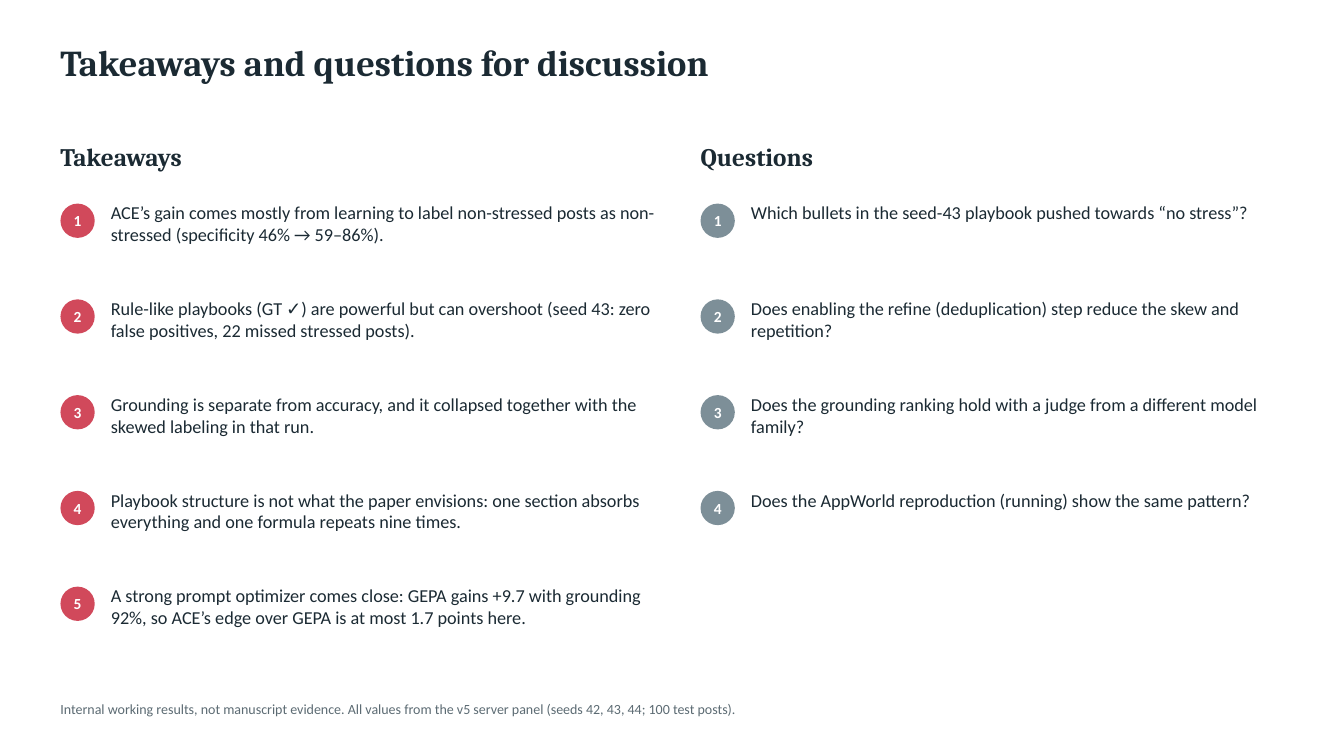
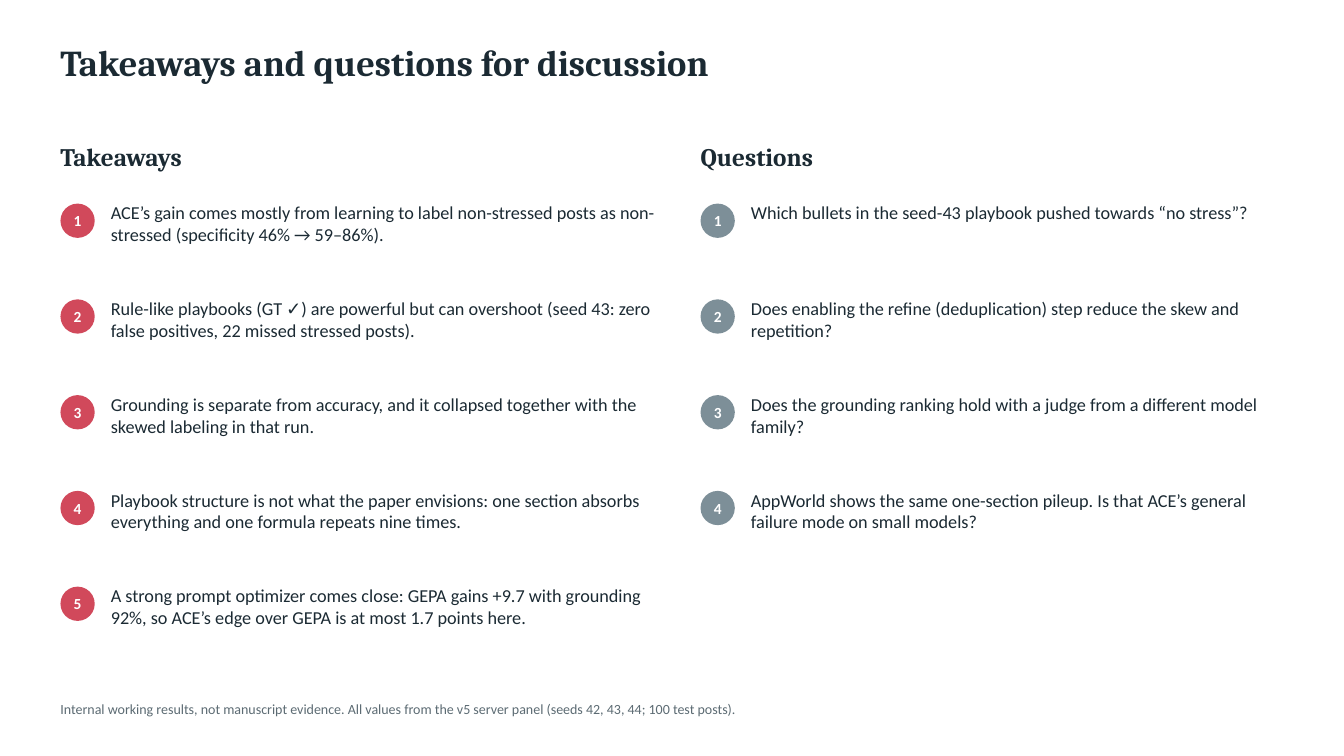
Before and after one commit to imtomyi/ACL2027, a slide deck: slide 13 of ACL 2027/Storage/meeting_20260915/dreaddit_detailed_analysis.pptx. Drawn at 1344x756 pixels with LibreOffice and Linux fonts; fonts in the diff are those of the drawing. Boxes give left, top, right and bottom in pixels: in the first picture for what was removed or moved away, otherwise in the second. Text is boxed around its words. In the diff, an @@ line names an element or a change of style, - is before the commit and + after.

```diff
--- a/ACL 2027/Storage/meeting_20260915/dreaddit_detailed_analysis.pptx
+++ b/ACL 2027/Storage/meeting_20260915/dreaddit_detailed_analysis.pptx
@@ text at [751, 494, 1246, 528]: text changed @@
-Does the AppWorld reproduction (running) show the same pattern?
+AppWorld shows the same one-section pileup. Is that ACE’s general failure mode on small models?
```
Also in this commit, not shown: 5 other files.
